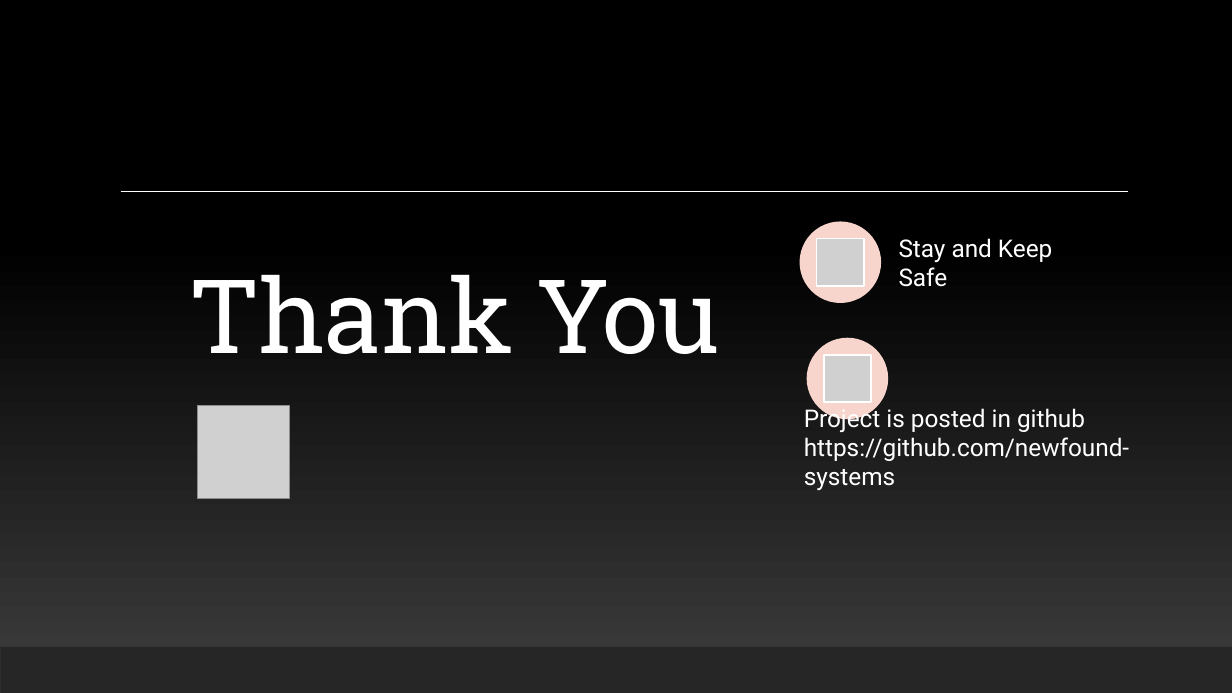
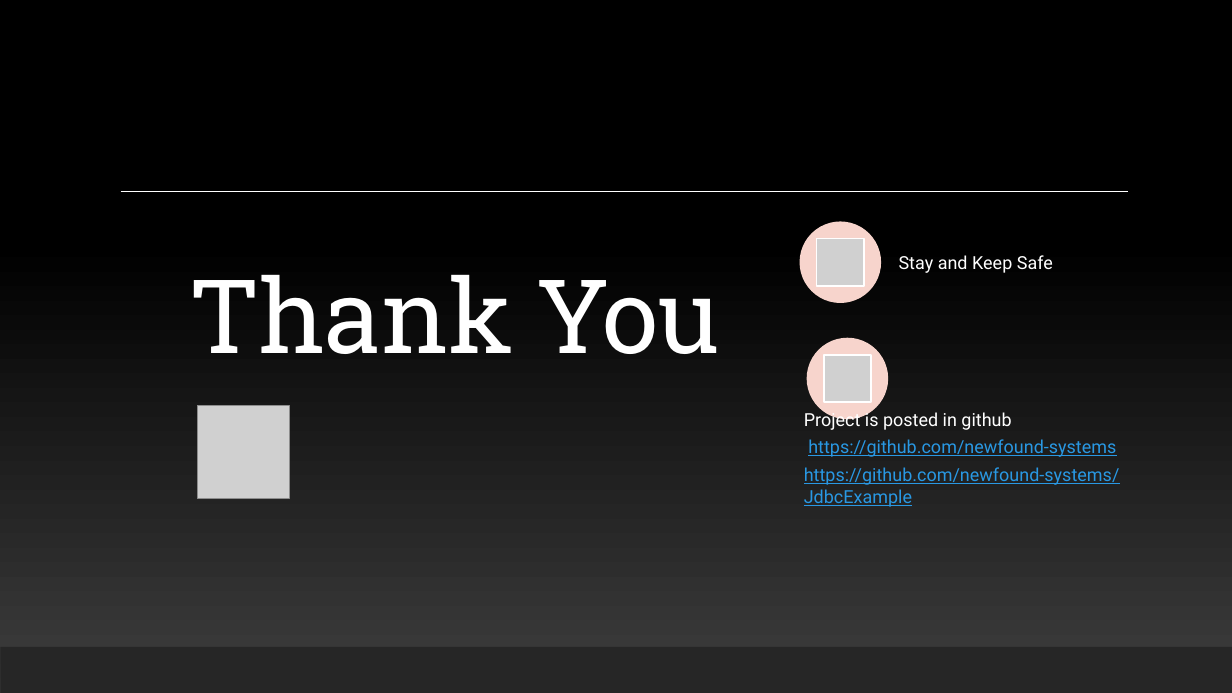
Before and after one commit to JSS-DEVCORE/JdbcExample, a slide deck: slide 27 of docs/JDBC Insights.pptx. Drawn at 1232x693 pixels with LibreOffice and Linux fonts; fonts in the diff are those of the drawing; grey boxes stand for pictures. Boxes give left, top, right and bottom in pixels: in the first picture for what was removed or moved away, otherwise in the second. Text is boxed around its words. In the diff, an @@ line names an element or a change of style, - is before the commit and + after.

```diff
--- a/docs/JDBC Insights.pptx
+++ b/docs/JDBC Insights.pptx
@@ text "Stay and Keep Safe" at (x1=899, y1=255, x2=1053, y2=273): size 19 to 14 pt; less space between paragraphs @@
@@ text at (x1=804, y1=409, x2=1120, y2=507): text changed; size 19 to 14 pt; text colour #FFFFFF to #2998E3 @@
-Project is posted in github https://github.com/newfound-systems
+Project is posted in github
+https://github.com/newfound-systems
+https://github.com/newfound-systems/JdbcExample
```
Also in this commit, not shown: 2 other files.
